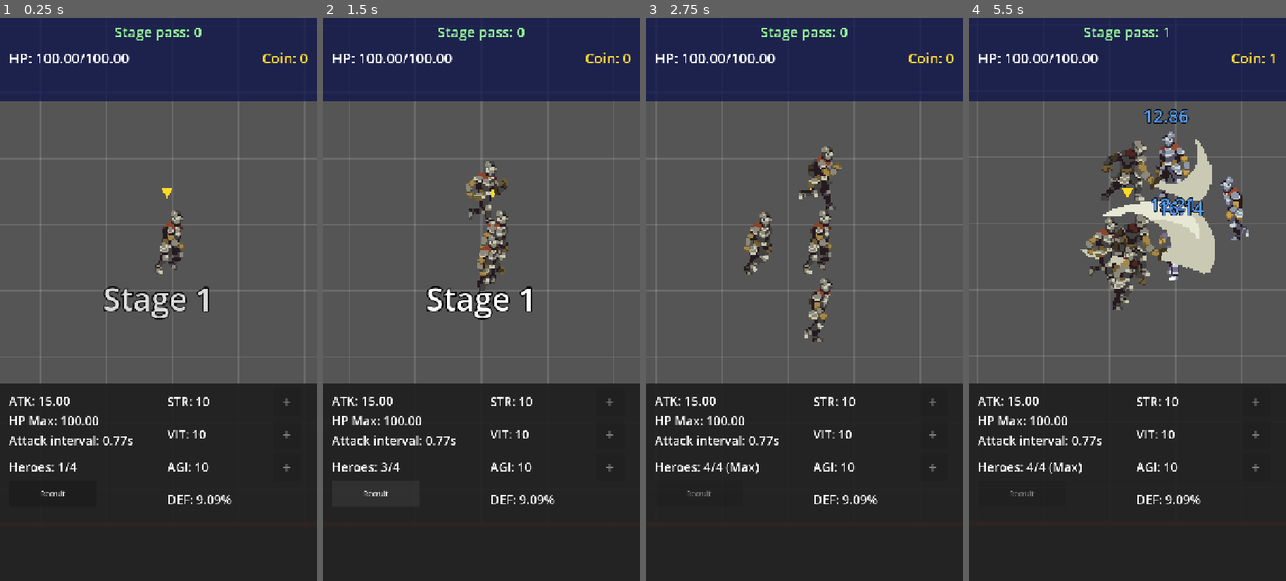
Above: before the commit, frames 1-4 (left to right).
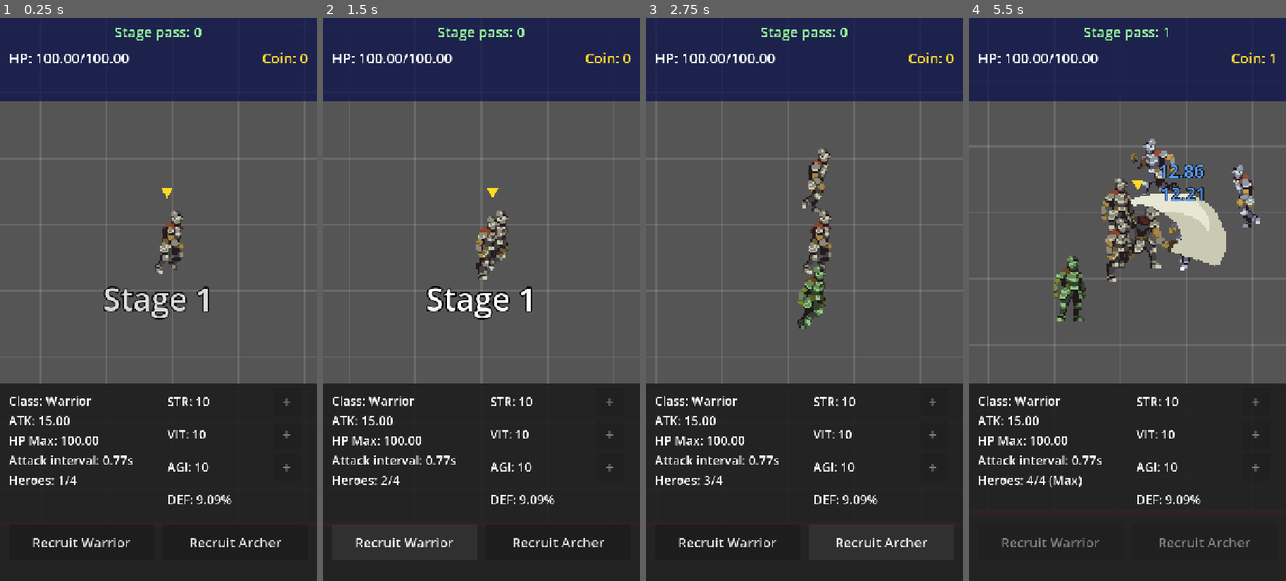
Above: after the commit, the same moments.

Repository: kernwaratjearadisak-bit/AI-GAME
Game: Godot game, scene res://Main.tscn
The game is run twice, just before and just after one commit, with the same random seed, the same clock (stepped at 60 frames per second) and the same inputs.
Inputs (mouse positions are in pixels of both pictures, inside the frame that each line leads up to):
- Up to frame 1 (0.25 s): no input
- Up to frame 2 (1.5 s): click (376, 490) at 0.5 s, where only the run before the commit has a clickable "Recruit"; click "Recruit" (after the commit: "Recruit Warrior") at 1.25 s
- Up to frame 3 (2.75 s): click "Recruit" (after the commit: "Recruit Archer") at 2 s
- Up to frame 4 (5.5 s): click (1051, 541) at 2.75 s, where only the run after the commit has a clickable "Recruit Warrior"; tap Enter at 3.5 s; move the mouse to (1197, 271) at 3.52 s; tap B at 3.6, 5.1 s; click (1197, 271) at 3.67 s; move the mouse to (1064, 327) at 4.27 s; tap V at 4.35 s; click (1064, 327) at 4.42 s; move the mouse to (1159, 175) at 5.02 s; click (1159, 175) at 5.17 s

The runs differ from the first frame. In frame 1, 1.9% of the frame differs, in the area x 2-89%, y 67-94%; in frame 2, 3.0%; in frame 3, 3.8%; in frame 4, 10%, in the area x 2-92%, y 16-94%.

Commit message:
Add Warrior/Archer hero classes with visual arrows
- HeroClasses.gd holds per-class config (range, attack speed, tint, name)
- Hero duplicates its AttackArea shape before scaling range, derives the
  class base interval before AGI, and tints via self_modulate
- HeroParty.recruit_hero(hero_class); first hero is a Warrior
- HeroStatusPanel: Recruit Warrior / Recruit Archer buttons and a class
  label; left column shifted to fit
- Archer attacks spawn a homing Line2D arrow under Effects (visual only;
  damage still applies on release), aimed at the target's body center

Co-Authored-By: Claude Opus 5.5 <noreply@anthropic.com>

Diff:
--- /dev/null
+++ b/Arrow.gd
@@ -0,0 +1,61 @@
+extends Node2D
+
+# ลูกธนูของ Archer — ภาพอย่างเดียว ไม่มี collision ไม่ทำ damage (Hero ทำ damage ทันทีตอนยิง)
+const ARROW_LENGTH := 40.0
+const ARROW_WIDTH := 1.0
+const ARROW_COLOR := Color(1, 0.95, 0.7)
+# ระยะยิงไกลสุด ~360px ถึงเป้าใน~0.25 วิ
+const ARROW_SPEED := 1400.0
+# กันลูกธนูค้างถ้าไล่เป้าไม่ถึง
+const MAX_LIFETIME := 1.0
+
+@onready var line: Line2D = $Line2D
+
+var target: Node2D = null
+# ตำแหน่งเล็งล่าสุด — ถ้า target ตาย/ถูก free กลางทาง จะบินต่อมาที่จุดนี้แล้วหายไป
+var last_aim_position := Vector2.ZERO
+var lifetime := 0.0
+
+
+func _ready() -> void:
+	# เส้นตามแกน X หัวลูกศรอยู่ที่ origin หางอยู่ด้านหลัง — rotation = ทิศที่พุ่ง
+	line.points = PackedVector2Array([Vector2(-ARROW_LENGTH, 0), Vector2.ZERO])
+	line.width = ARROW_WIDTH
+	line.default_color = ARROW_COLOR
+
+
+# เรียกหลัง add_child
+func setup(new_target: Node2D, start_position: Vector2) -> void:
+	target = new_target
+	global_position = start_position
+	# จำจุดเล็งตั้งแต่ตอนยิง — ลูกที่ยิงแล้วเป้าตายทันที (hp <= 0 แล้ว) ก็ยังมีที่ให้บินไป
+	last_aim_position = _get_aim_position(target)
+	rotation = (last_aim_position - global_position).angle()
+
+
+func _process(delta: float) -> void:
+	lifetime += delta
+	if lifetime >= MAX_LIFETIME:
+		queue_free()
+		return
+
+	# homing: ตาม Enemy ที่เดิน / โดน knockback อยู่ จนกว่าเป้าจะตาย
+	if is_instance_valid(target) and target.hp > 0:
+		last_aim_position = _get_aim_position(target)
+
+	var to_target := last_aim_position - global_position
+	var step := ARROW_SPEED * delta
+	if to_target.length() <= step:
+		queue_free()
+		return
+	rotation = to_target.angle()
+	global_position += to_target.normalized() * step
+
+
+# กลางลำตัว = กึ่งกลาง CollisionShape2D (SPRITE_OFFSET จัดลำตัวให้อยู่ตรง origin ที่ collision อยู่)
+# Boss ใช้ collision ใหญ่กว่าแต่กึ่งกลางยังตรงลำตัวเหมือนกัน — ไม่มี collision ก็เล็ง origin
+static func _get_aim_position(node: Node2D) -> Vector2:
+	var collision_shape := node.get_node_or_null("CollisionShape2D") as Node2D
+	if collision_shape:
+		return collision_shape.global_position
+	return node.global_position
--- /dev/null
+++ b/Arrow.tscn
@@ -0,0 +1,12 @@
+[gd_scene load_steps=2 format=3]
+
+[ext_resource type="Script" path="res://Arrow.gd" id="1"]
+
+[node name="Arrow" type="Node2D"]
+z_index = 5
+script = ExtResource("1")
+
+[node name="Line2D" type="Line2D" parent="."]
+points = PackedVector2Array(-40, 0, 0, 0)
+width = 1.0
+default_color = Color(1, 0.95, 0.7, 1)
--- a/Effects.gd
+++ b/Effects.gd
@@ -1,8 +1,9 @@
 extends Node2D
 
-# node กลางของ effect ใน World (ตัวเลข damage ฯลฯ) — ไม่ add เข้าตัวที่โดนตี เพราะถ้าตัวนั้นตาย/ถูก free effect จะหายตาม
+# node กลางของ effect ใน World (ตัวเลข damage, ลูกธนู ฯลฯ) — ไม่ add เข้าตัวที่โดนตี เพราะถ้าตัวนั้นตาย/ถูก free effect จะหายตาม
 # Main.reset_stage() เคลียร์ลูกทั้งหมดของ node นี้
 const DAMAGE_NUMBER_SCENE := preload("res://DamageNumber.tscn")
+const ARROW_SCENE := preload("res://Arrow.tscn")
 # ระยะเหนือขอบบนของ collision + สุ่มเลื่อนแกน X กันตัวเลขซ้อนกันตอนโดนตีรัวๆ
 const HEAD_MARGIN := 10.0
 const RANDOM_X_OFFSET := 20.0
@@ -22,6 +23,13 @@
 	number.setup(amount, color)
 
 
+# ลูกธนูของ Archer (ภาพอย่างเดียว) — บินจาก start_position ตาม target
+func spawn_arrow(target: Node2D, start_position: Vector2) -> void:
+	var arrow := ARROW_SCENE.instantiate()
+	add_child(arrow)
+	arrow.setup(target, start_position)
+
+
 # ครึ่งความสูงของ collision (RectangleShape2D อยู่กึ่งกลาง origin) — Boss ตัวใหญ่ ตัวเลขจึงเกิดสูงกว่าเอง
 func _get_half_height(target: Node2D) -> float:
 	var collision_shape := target.get_node_or_null("CollisionShape2D") as CollisionShape2D
--- a/Hero.gd
+++ b/Hero.gd
@@ -39,6 +39,8 @@
 const ANIM_IDLE_SPEED := 8.0
 # ราคาอัป STR / VIT / AGI +1 (หักจาก coin กองกลางใน HeroParty)
 const STAT_UPGRADE_COST := 5
+# จุดปล่อยลูกธนูของ Archer เทียบกับ origin (กลางลำตัว) ตอนหันขวา: ระดับอก เยื้องไปข้างหน้าเล็กน้อย — หันซ้ายกลับด้าน x
+const ARROW_RELEASE_OFFSET := Vector2(24, -24)
 
 # ประเภทการเดินในเฟรมนี้ — ใช้ตัดสินว่าจะใส่ separation ไหม และจะหันหน้าตามอะไร
 enum MoveMode { NONE, CHASE, FORMATION, RETURN }
@@ -51,6 +53,8 @@
 var hp: float = 100.0
 var max_hp: float = 100.0
 var attack_damage: float = 10.0
+# HeroParty ตั้งก่อน add_child — _ready() ปรับ attack range / interval / tint ตาม HeroClasses
+var hero_class: HeroClasses.HeroClass = HeroClasses.HeroClass.WARRIOR
 # STR / VIT / AGI — สูตรอยู่ใน CombatStats.gd
 @export var strength: int = 10
 @export var vitality: int = 10
@@ -58,7 +62,7 @@
 	set(value):
 		agility = value
 		_update_attack_interval()
-# interval ก่อนคิด AGI — attack_interval จริงคำนวณใหม่จากค่านี้ทุกครั้ง ไม่คูณทับ
+# interval ก่อนคิด class และ AGI — attack_interval จริงคำนวณใหม่จากค่านี้ทุกครั้ง ไม่คูณทับ
 @export var base_attack_interval: float = 1.0:
 	set(value):
 		base_attack_interval = value
@@ -85,6 +89,7 @@
 
 func _ready() -> void:
 	add_to_group("heroes")
+	_apply_hero_class()
 	_update_attack_interval()
 	animated_sprite.play("idle")
 	var sight_shape: CircleShape2D = sight_area.get_node("CollisionShape2D").shape
@@ -285,6 +290,8 @@
 		return
 	animated_sprite.play("attack", CombatStats.get_attack_anim_speed(animated_sprite, attack_interval))
 	# STR → สุ่ม ±20% → (ฝั่งที่โดนตี) หัก VIT ใน take_damage
+	if hero_class == HeroClasses.HeroClass.ARCHER:
+		_spawn_arrow(target)
 	target.take_damage(CombatStats.roll_damage(CombatStats.get_damage_output(attack_damage, strength)))
 	if target.hp > 0 and randf() < HERO_KNOCKBACK_CHANCE:
 		var direction := global_position.direction_to(target.global_position)
@@ -326,7 +333,23 @@
 
 
 func _update_attack_interval() -> void:
-	attack_interval = CombatStats.get_attack_interval(base_attack_interval, agility)
+	attack_interval = CombatStats.get_attack_interval(_get_class_base_interval(), agility)
+
+
+# Archer ตีช้าลง 30%: 1.0 / 0.7 ≈ 1.43 วิ ก่อนคิด AGI
+func _get_class_base_interval() -> float:
+	return base_attack_interval / HeroClasses.get_config(hero_class)["attack_speed_multiplier"]
+
+
+func _apply_hero_class() -> void:
+	var config := HeroClasses.get_config(hero_class)
+	# shape ใน Hero.tscn เป็น sub_resource ที่ Hero ทุกตัวใช้ร่วมกัน — duplicate ก่อน ไม่งั้นแก้ทีเดียวเปลี่ยนทุกตัว
+	# คูณจากรัศมีใน scene ของ instance นี้ (ใหม่ทุกครั้ง) จึงไม่คูณทับซ้ำ
+	var attack_collision: CollisionShape2D = attack_area.get_node("CollisionShape2D")
+	var attack_shape: CircleShape2D = attack_collision.shape.duplicate()
+	attack_shape.radius *= config["attack_range_multiplier"]
+	attack_collision.shape = attack_shape
+	animated_sprite.self_modulate = config["tint"]
 
 
 # เรียกจาก HeroParty ตอนเริ่ม stage ใหม่ — เก็บ recruit_index ไว้ ส่วนตำแหน่ง HeroParty เป็นคนวาง
@@ -403,6 +426,17 @@
 	animated_sprite.offset = Vector2(-SPRITE_OFFSET.x if left else SPRITE_OFFSET.x, SPRITE_OFFSET.y)
 
 
+# ภาพอย่างเดียว — damage ยังทำทันทีใน _attack_current_target()
+func _spawn_arrow(target: Node2D) -> void:
+	var effects := get_tree().get_first_node_in_group("effects")
+	if effects == null:
+		return
+	var release_offset := ARROW_RELEASE_OFFSET
+	if animated_sprite.flip_h:
+		release_offset.x = -release_offset.x
+	effects.spawn_arrow(target, global_position + release_offset)
+
+
 func _spawn_damage_number(amount: float) -> void:
 	var effects := get_tree().get_first_node_in_group("effects")
 	if effects:
--- /dev/null
+++ b/HeroClasses.gd
@@ -0,0 +1,27 @@
+class_name HeroClasses
+extends RefCounted
+
+# ข้อมูล class ของ Hero เก็บที่เดียว — base stat (HP, attack_damage, STR/VIT/AGI) เหมือนกันทุก class
+enum HeroClass { WARRIOR, ARCHER }
+
+# attack_range_multiplier: คูณรัศมี AttackArea เดิมใน Hero.tscn
+# attack_speed_multiplier: < 1 = ตีช้าลง (base interval ของ class = base_attack_interval / ค่านี้)
+# tint: ใส่ที่ self_modulate ของ sprite (modulate ใช้ flash ตอนโดนตี)
+const CONFIGS := {
+	HeroClass.WARRIOR: {
+		"display_name": "Warrior",
+		"attack_range_multiplier": 1.0,
+		"attack_speed_multiplier": 1.0,
+		"tint": Color(1, 1, 1),
+	},
+	HeroClass.ARCHER: {
+		"display_name": "Archer",
+		"attack_range_multiplier": 4.0,
+		"attack_speed_multiplier": 0.7,
+		"tint": Color(0.7, 1.0, 0.7),
+	},
+}
+
+
+static func get_config(hero_class: HeroClass) -> Dictionary:
+	return CONFIGS[hero_class]
--- a/HeroParty.gd
+++ b/HeroParty.gd
@@ -22,6 +22,7 @@
 	add_to_group("hero_party")
 
 	var hero: CharacterBody2D = HERO_SCENE.instantiate()
+	hero.hero_class = HeroClasses.HeroClass.WARRIOR
 	hero.recruit_index = next_recruit_index
 	next_recruit_index += 1
 	add_child(hero)
@@ -43,7 +44,8 @@
 	#heroes[0].select()
 
 
-func recruit_hero() -> void:
+# MAX_HEROES นับรวมทุก class — recruit_index / formation ไม่ขึ้นกับ class
+func recruit_hero(hero_class: HeroClasses.HeroClass) -> void:
 	if get_tree().get_nodes_in_group("heroes").size() >= MAX_HEROES:
 		return
 
@@ -51,6 +53,7 @@
 	var spawn_position: Vector2 = leader.global_position if leader else BASE_POSITION
 
 	var hero: CharacterBody2D = HERO_SCENE.instantiate()
+	hero.hero_class = hero_class
 	hero.recruit_index = next_recruit_index
 	next_recruit_index += 1
 	add_child(hero)
--- a/HeroStatusPanel.gd
+++ b/HeroStatusPanel.gd
@@ -14,11 +14,14 @@
 @onready var str_plus_button: Button = $STRPlusButton
 @onready var vit_plus_button: Button = $VITPlusButton
 @onready var agi_plus_button: Button = $AGIPlusButton
-@onready var recruit_button: Button = $RecruitButton
+@onready var class_label: Label = $ClassLabel
+@onready var recruit_warrior_button: Button = $RecruitWarriorButton
+@onready var recruit_archer_button: Button = $RecruitArcherButton
 
 
 func _ready() -> void:
-	recruit_button.pressed.connect(_on_recruit_pressed)
+	recruit_warrior_button.pressed.connect(_on_recruit_pressed.bind(HeroClasses.HeroClass.WARRIOR))
+	recruit_archer_button.pressed.connect(_on_recruit_pressed.bind(HeroClasses.HeroClass.ARCHER))
 	str_plus_button.pressed.connect(_on_stat_plus_pressed.bind(&"strength"))
 	vit_plus_button.pressed.connect(_on_stat_plus_pressed.bind(&"vitality"))
 	agi_plus_button.pressed.connect(_on_stat_plus_pressed.bind(&"agility"))
@@ -27,7 +30,8 @@
 func _process(_delta: float) -> void:
 	var leader := get_tree().get_first_node_in_group("party_leader")
 	if leader:
-		# ค่าจริงหลังคิด stat แล้ว (สูตรใน CombatStats.gd)
+		class_label.text = "Class: %s" % HeroClasses.get_config(leader.hero_class)["display_name"]
+		# ค่าจริงหลังคิด stat แล้ว (สูตรใน CombatStats.gd) — attack_interval คิด class + AGI แล้ว
 		atk_label.text = "ATK: %.2f" % CombatStats.get_damage_output(leader.attack_damage, leader.strength)
 		hp_max_label.text = "HP Max: %.2f" % leader.max_hp
 		atk_speed_label.text = "Attack interval: %.2fs" % leader.attack_interval
@@ -43,19 +47,22 @@
 	vit_plus_button.disabled = not can_upgrade
 	agi_plus_button.disabled = not can_upgrade
 
+	# MAX_HEROES นับรวมทุก class — ครบแล้ว disable ทั้งสองปุ่ม
 	var hero_count := get_tree().get_nodes_in_group("heroes").size()
-	if hero_count >= MAX_HEROES:
+	var is_full := hero_count >= MAX_HEROES
+	if is_full:
 		heroes_label.text = "Heroes: %d/%d (Max)" % [hero_count, MAX_HEROES]
-		recruit_button.disabled = true
 	else:
 		heroes_label.text = "Heroes: %d/%d" % [hero_count, MAX_HEROES]
-		recruit_button.disabled = false
+	recruit_warrior_button.disabled = is_full
+	recruit_archer_button.disabled = is_full
 
 
-func _on_recruit_pressed() -> void:
+func _on_recruit_pressed(hero_class: HeroClasses.HeroClass) -> void:
 	var hero_party := get_tree().get_first_node_in_group("hero_party")
 	if hero_party:
-		hero_party.recruit_hero()
+		hero_party.recruit_hero(hero_class)
+
 
 # อัป stat ของ Hero ที่ถูกเลือก ด้วย coin กองกลาง — logic อยู่ใน Hero.try_upgrade_stat()
 func _on_stat_plus_pressed(stat_name: StringName) -> void:
--- a/Main.tscn
+++ b/Main.tscn
@@ -75,37 +75,53 @@
 script = ExtResource("6")
 
 [node name="ATKLabel" type="Label" parent="UI/HeroStatusPanel"]
+position = Vector2(20, 65)
+size = Vector2(300, 40)
+theme_override_font_sizes/font_size = 28
+theme_override_colors/font_color = Color(1, 1, 1, 1)
+text = "ATK: 10"
+
+[node name="HPMaxLabel" type="Label" parent="UI/HeroStatusPanel"]
+position = Vector2(20, 110)
+size = Vector2(300, 40)
+theme_override_font_sizes/font_size = 28
+theme_override_colors/font_color = Color(1, 1, 1, 1)
+text = "HP Max: 100"
+
+[node name="AttackSpeedLabel" type="Label" parent="UI/HeroStatusPanel"]
+position = Vector2(20, 155)
+size = Vector2(300, 40)
+theme_override_font_sizes/font_size = 28
+theme_override_colors/font_color = Color(1, 1, 1, 1)
+text = "Attack interval: 0.77s"
+
+[node name="HeroesLabel" type="Label" parent="UI/HeroStatusPanel"]
+position = Vector2(20, 200)
+size = Vector2(300, 40)
+theme_override_font_sizes/font_size = 28
+theme_override_colors/font_color = Color(1, 1, 1, 1)
+text = "Heroes: 2/4"
+
+[node name="ClassLabel" type="Label" parent="UI/HeroStatusPanel"]
 position = Vector2(20, 20)
 size = Vector2(300, 40)
 theme_override_font_sizes/font_size = 28
 theme_override_colors/font_color = Color(1, 1, 1, 1)
-text = "ATK: 10"
-
-[node name="HPMaxLabel" type="Label" parent="UI/HeroStatusPanel"]
-position = Vector2(20, 65)
-size = Vector2(300, 40)
-theme_override_font_sizes/font_size = 28
-theme_override_colors/font_color = Color(1, 1, 1, 1)
-text = "HP Max: 100"
-
-[node name="AttackSpeedLabel" type="Label" parent="UI/HeroStatusPanel"]
-position = Vector2(20, 110)
-size = Vector2(300, 40)
-theme_override_font_sizes/font_size = 28
-theme_override_colors/font_color = Color(1, 1, 1, 1)
-text = "Attack interval: 0.77s"
-
-[node name="HeroesLabel" type="Label" parent="UI/HeroStatusPanel"]
-position = Vector2(20, 170)
-size = Vector2(300, 40)
-theme_override_font_sizes/font_size = 28
-theme_override_colors/font_color = Color(1, 1, 1, 1)
-text = "Heroes: 2/4"
-
-[node name="RecruitButton" type="Button" parent="UI/HeroStatusPanel"]
-position = Vector2(20, 220)
-size = Vector2(200, 60)
-text = "Recruit"
+text = "Class: Warrior"
+
+[node name="RecruitWarriorButton" type="Button" parent="UI/HeroStatusPanel"]
+position = Vector2(20, 320)
+size = Vector2(330, 80)
+focus_mode = 0
+theme_override_font_sizes/font_size = 30
+text = "Recruit Warrior"
+
+[node name="RecruitArcherButton" type="Button" parent="UI/HeroStatusPanel"]
+position = Vector2(370, 320)
+size = Vector2(330, 80)
+focus_mode = 0
+theme_override_font_sizes/font_size = 30
+text = "Recruit Archer"
 
 [node name="STRLabel" type="Label" parent="UI/HeroStatusPanel"]
 position = Vector2(380, 10)
Not shown, added: Arrow.gd.uid
Not shown, added: HeroClasses.gd.uid
